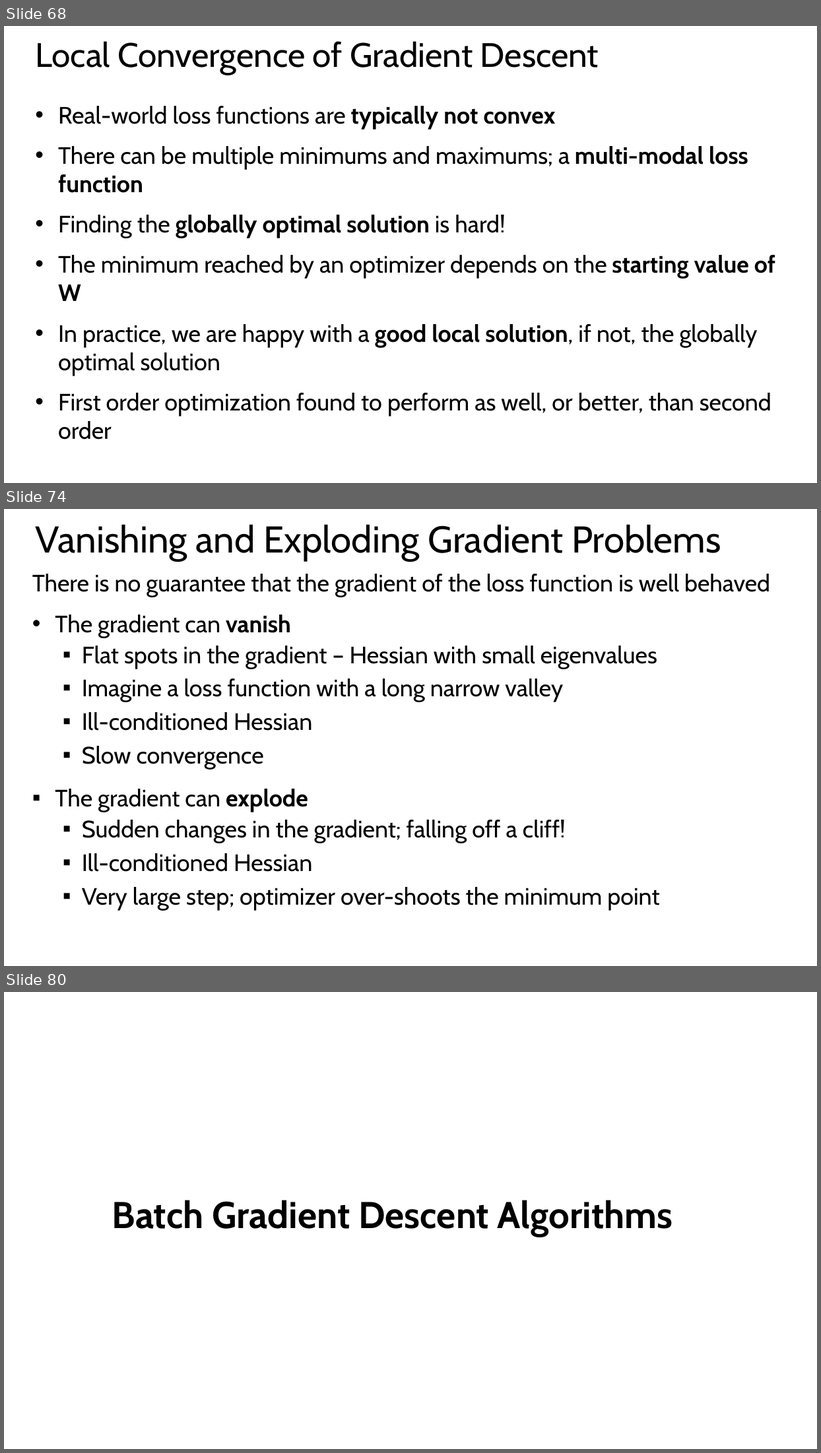
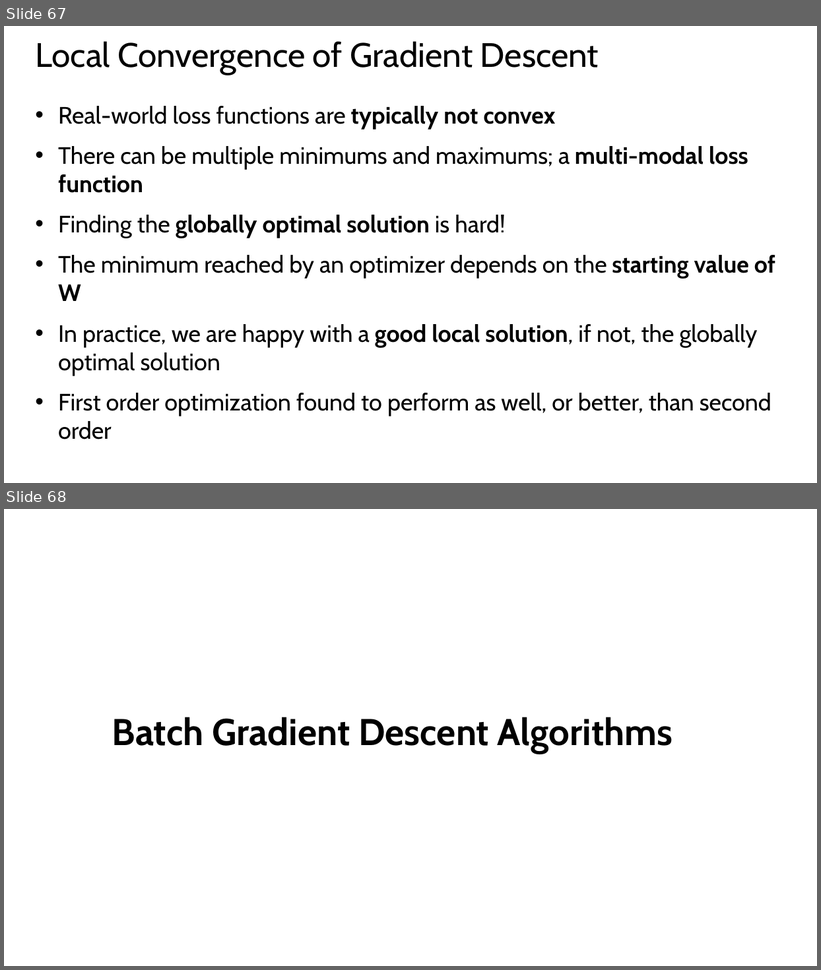
Before and after one commit to StephenElston/CSCI-E25, a slide deck: SuplementaryMaterial/RegularizatioinAndOptimization.pptx. Shown one above the other, each under a label of ours: slides 68, 74 and 80 before the commit, slides 67 and 68 after it; the slides between them are not shown. The pictures are 821x1453 and 821x970 pixels, drawn with LibreOffice and Linux fonts; fonts in the diff are those of the drawing. Boxes give left, top, right and bottom in pixels: in the first picture for what was removed or moved away, otherwise in the second. Text is boxed around its words. In the diff, an @@ line names an element or a change of style, - is before the commit and + after.

```diff
--- a/SuplementaryMaterial/RegularizatioinAndOptimization.pptx
+++ b/SuplementaryMaterial/RegularizatioinAndOptimization.pptx
@@ slide 74 removed at [4,509,817,966], background #FFFFFF @@
@@ title removed at [36,524,721,561] @@
-Vanishing and Exploding Gradient Problems
@@ text removed at [32,574,770,911] @@
-There is no guarantee that the gradient of the loss function is well behaved
-• The gradient can vanish
-  ▪ Flat spots in the gradient – Hessian with small eigenvalues
-  ▪ Imagine a loss function with a long narrow valley
-  ▪ Ill-conditioned Hessian
-  ▪ Slow convergence
-▪ The gradient can explode
-  ▪ Sudden changes in the gradient; falling off a cliff!
-  ▪ Ill-conditioned Hessian
-  ▪ Very large step; optimizer over-shoots the minimum point
@@ what was slide 68 is now slide 67 @@
@@ what was slide 80 is now slide 68 @@
```
Also in this commit, not shown: 4 slides changed, 11 other slides removed.
